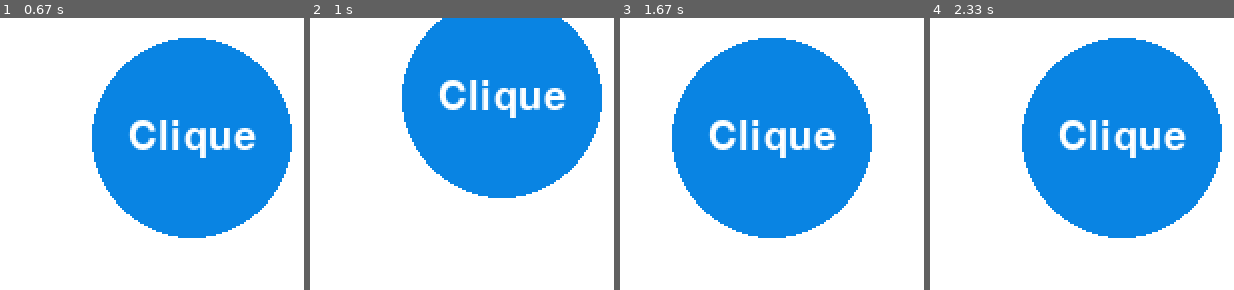
Above: before the commit, frames 1-4 (left to right).
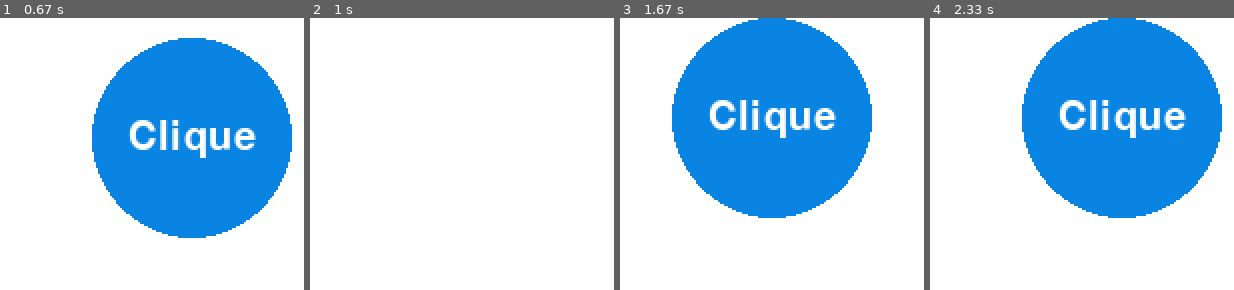
Above: after the commit, the same moments.

Repository: taohansens/Infnet
Game: pygame game, started from Bloco I/Fundamentos do Desenvolvimento Python/Assessment/Q09.py
Two runs of this game, one before a commit and one after it. Both use one fixed random seed, a clock stepped at 60 frames per second and the inputs below.
Inputs:
- Up to frame 1 (0.67 s): hold Right from 0.33 s (still down)
- Up to frame 2 (1 s): release Right at 0.8 s; hold Up from 0.83 s (still down)
- Up to frame 3 (1.67 s): release Up at 1.13 s; tap S at 1.17 s; tap A at 1.5 s
- Up to frame 4 (2.33 s): hold Right 1.83-2.3 s

Frame 1 is identical in both runs. In frame 2, 34% of the frame differs, in the area x 30-97%, y 0-67%; in frame 3, 14%; in frame 4, 14%.

Commit message:
Q09 [OK]

Diff:
--- a/Bloco I/Fundamentos do Desenvolvimento Python/Assessment/Q09.py
+++ b/Bloco I/Fundamentos do Desenvolvimento Python/Assessment/Q09.py
@@ -60,6 +60,7 @@
 while not terminou:
     pygame.display.update()
     botao = Circulo(posicao_atual[0], posicao_atual[1])
+    checa_colisao(botao.area)
 
     for event in pygame.event.get():
         if event.type == pygame.QUIT:
@@ -79,6 +80,15 @@
                 posicao_atual[0] += 20
             if event.key == pygame.K_LEFT or event.key == pygame.K_a:
                 posicao_atual[0] -= 20
+            # Controle do limite da tela, reaparecer na extremidade contrária.
+            if posicao_atual[0] > largura_tela:
+                posicao_atual[0] = 0
+            if posicao_atual[0] < 0:
+                posicao_atual[0] = largura_tela
+            if posicao_atual[1] > altura_tela:
+                posicao_atual[1] = 0
+            if posicao_atual[1] < 0:
+                posicao_atual[1] = altura_tela
 
     if len(retangulos) >= 0:
         tela.fill(branco)
